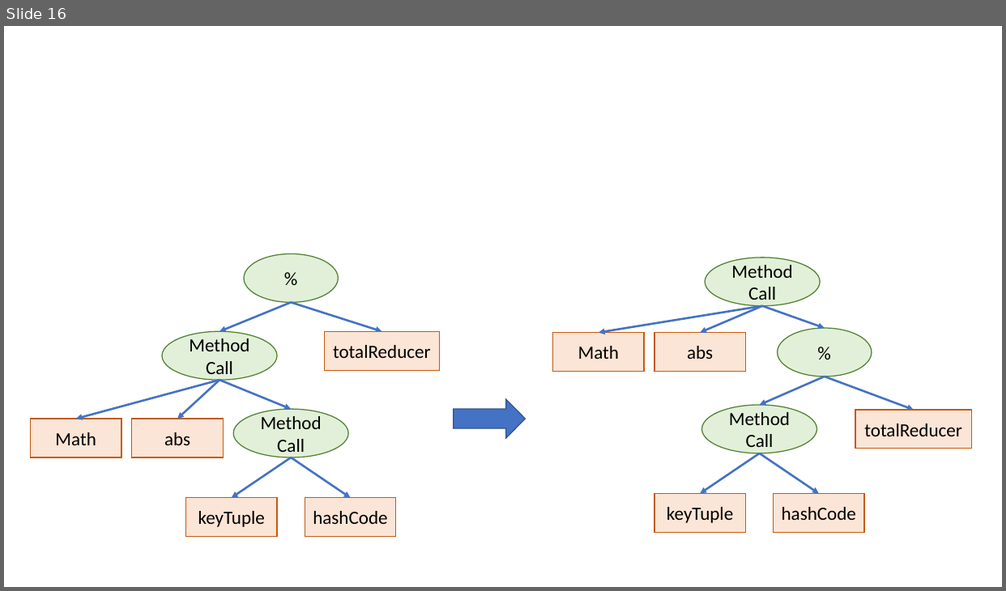
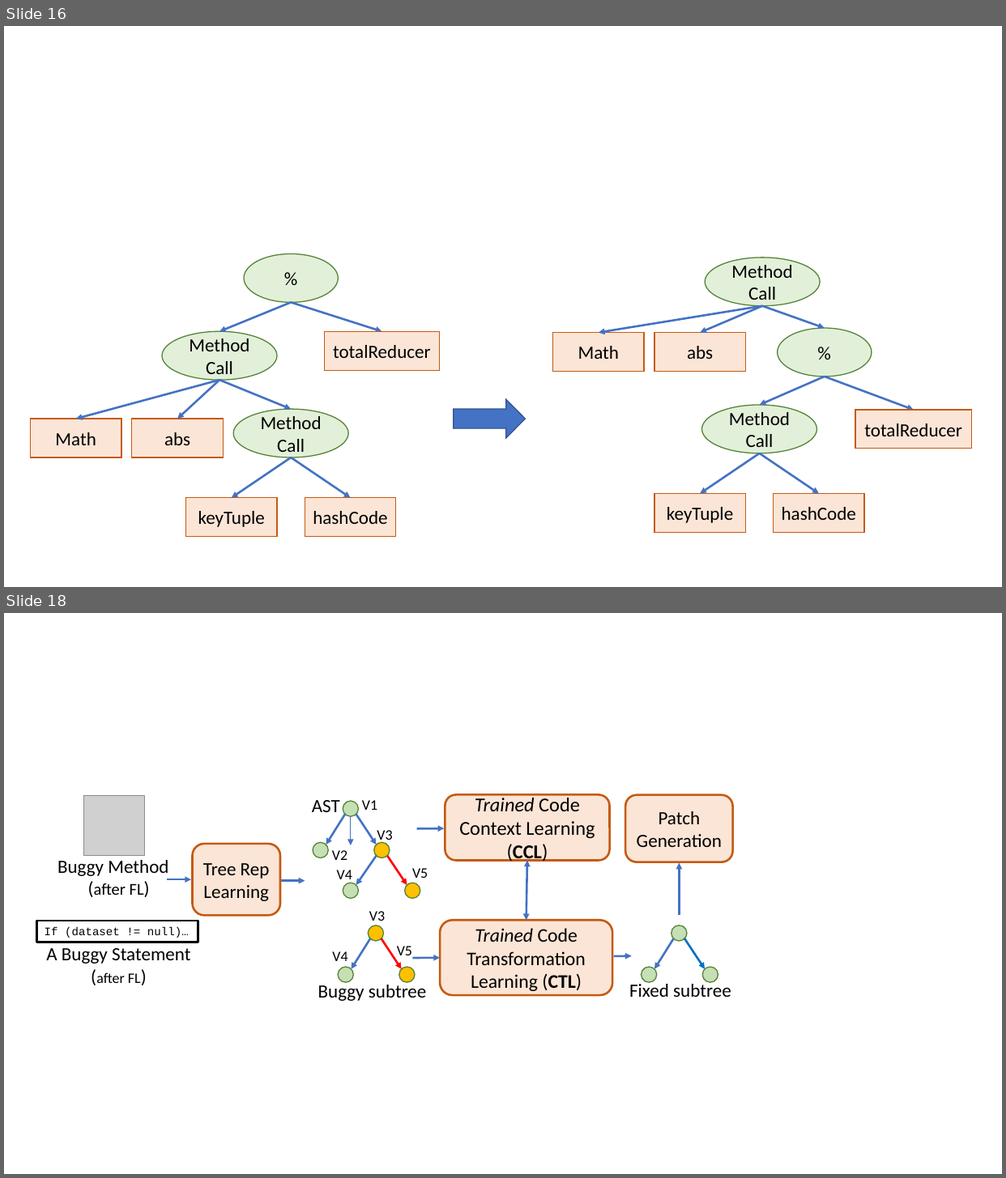
Before and after one commit to tien-n-nguyen/apr-study, a slide deck: Figures.pptx. Shown one above the other, each under a label of ours: slide 16 before the commit, slides 16 and 18 after it; the slides between them are not shown. The pictures are 1006x591 and 1006x1178 pixels, drawn with LibreOffice and Linux fonts; fonts in the diff are those of the drawing; grey boxes stand for pictures. Boxes give left, top, right and bottom in pixels: in the first picture for what was removed or moved away, otherwise in the second. Text is boxed around its words. In the diff, an @@ line names an element or a change of style, - is before the commit and + after.

```diff
--- a/Figures.pptx
+++ b/Figures.pptx
@@ slide 18 added at (4,613,1002,1174), background #FFFFFF @@
@@ picture added at (84,796,145,856) @@
@@ text added at (312,800,340,812), 18 pt, text #000000 @@
+AST
@@ text added at (362,800,377,810), 14 pt, text #000000 @@
+V1
@@ rounded rectangle added at (445,795,610,861), fill #FBE5D6, outline #C55A11 2 pt, 19 pt, text #000000 @@
+Trained Code Context Learning
+(CCL)
@@ rounded rectangle added at (625,795,732,862), fill #FBE5D6, outline #C55A11 2 pt, 18 pt, text #000000 @@
+Patch Generation
@@ group added at (313,801,390,858): 3 ellipses, 3 arrows @@
@@ text added at (377,830,392,844), 14 pt, text #000000 @@
+V3
@@ arrow added from (417, 828) to (444, 828), #4472C4 2 pt @@
@@ rounded rectangle added at (193,844,280,915), fill #FBE5D6, outline #C55A11 2 pt, 18 pt, text #000000 @@
+Tree Rep Learning
@@ text added at (332,850,347,860), 14 pt, text #000000 @@
+V2
@@ arrow added from (376, 855) to (356, 885), #4472C4 2 pt @@
@@ arrow added from (387, 855) to (407, 885), #FF0000 2 pt @@
@@ text added at (57,860,168,895), 18 pt, text #000000 @@
+Buggy Method
+(after FL)
@@ arrow added from (167, 879) to (191, 879), #4472C4 2 pt @@
@@ text added at (337,870,352,884), 14 pt, text #000000 @@
+V4
@@ text added at (412,868,428,883), 14 pt, text #000000 @@
+V5
@@ double arrow added from (527, 861) to (526, 921), #4472C4 2 pt @@
@@ arrow added from (680, 915) to (680, 863), #4472C4 2 pt @@
@@ arrow added from (280, 881) to (305, 881), #4472C4 2 pt @@
@@ ellipse added at (343,884,359,899), fill #C5E0B4, outline #548235 1 pt @@
@@ ellipse added at (404,884,420,899), fill #FFC000, outline #548235 1 pt @@
@@ rectangle added at (37,921,198,943), outline #000000 2 pt, 11 pt, text #000000 @@
+If (dataset != null)…
@@ text added at (369,911,385,921), 14 pt, text #000000 @@
+V3
@@ rounded rectangle added at (440,921,612,995), fill #FBE5D6, outline #C55A11 2 pt, 18.5 pt, text #000000 @@
+Trained Code Transformation Learning (CTL)
@@ text added at (46,948,190,983), 18 pt, text #000000 @@
+A Buggy Statement
+(after FL)
@@ text added at (332,952,347,961), 14 pt, text #000000 @@
+V4
@@ group added at (338,926,415,983): 3 ellipses, 2 arrows @@
@@ text added at (397,946,412,956), 14 pt, text #000000 @@
+V5
@@ group added at (641,926,718,983): 3 ellipses, 2 arrows @@
@@ arrow added from (413, 958) to (440, 958), #4472C4 2 pt @@
@@ arrow added from (613, 956) to (632, 956), #4472C4 2 pt @@
@@ text added at (318,982,427,1001), 18 pt, text #000000 @@
+Buggy subtree
@@ text added at (629,982,731,997), 18 pt, text #000000 @@
+Fixed subtree
```
Also in this commit, not shown: 1 slide changed, 3 other files.
